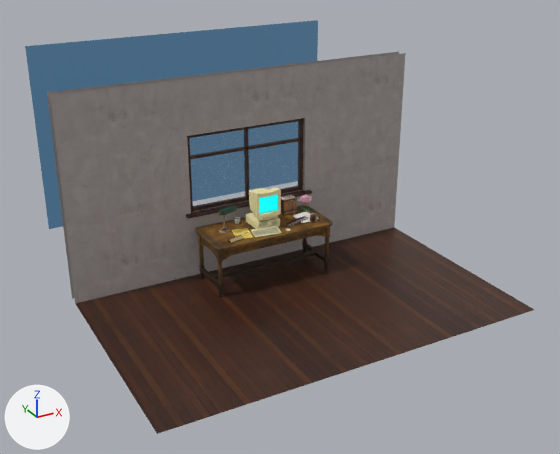
The Blender file art/scene.blend as it was, and as the next commit left it.
The view is the same before and after, from a 50 mm lens placed at (-4.57, -8.75, 5.05), pointed at (0.05, -0.35, 0.85). Arrows for +X, +Y and +Z are at lower left; the lights stay in place. The picture after the commit comes second.

Names of what the first picture shows: 'baked_crt_monitor', 'baked_desk', 'baked_floor', 'baked_mug', 'baked_notepad', 'baked_paper_sheet', 'baked_paper_stack', 'baked_wall', 'baked_window_frame', 'window_glass', 'window_view' and 10 more.
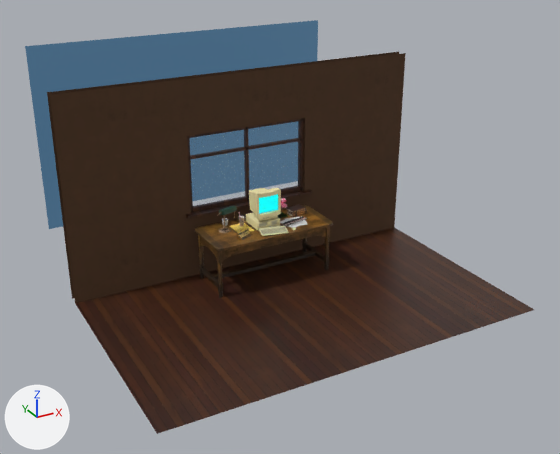
Diff of the bpy script that builds the scene:
```diff
--- a/art/scene.blend.py
+++ b/art/scene.blend.py
@@ mat_painted_plaster_wall_material_baked_wall @@
 n4 = _N.new('ShaderNodeTexImage'); n4.name = 'Image Texture'
-n4.image = img_painted_plaster_wall_diffuse
+n4.image = img_wall_warm
 _L.new(n1.outputs[0], n0.inputs[0])  # 'BSDF' to 'Surface'
@@ mat_icedcoffee_drink @@
+mat_icedcoffee_drink = bpy.data.materials.new('icedcoffee_drink')
+mat_icedcoffee_drink.use_nodes = True; mat_icedcoffee_drink.node_tree.nodes.clear()
+_N = mat_icedcoffee_drink.node_tree.nodes; _L = mat_icedcoffee_drink.node_tree.links
+n0 = _N.new('ShaderNodeBsdfPrincipled'); n0.name = 'Principled BSDF'
+n0.inputs[2].default_value = 0.35  # 'Roughness'
+n1 = _N.new('ShaderNodeOutputMaterial'); n1.name = 'Material Output'
+n2 = _N.new('ShaderNodeVertexColor'); n2.name = 'Color Attribute'
+n2.layer_name = 'Color'
+_L.new(n0.outputs[0], n1.inputs[0])  # 'BSDF' to 'Surface'
+_L.new(n2.outputs[0], n0.inputs[0])  # 'Color' to 'Base Color'
@@ me_baked_notepad @@
-me_baked_notepad.from_pydata(...)  # 8 vertices, 6 faces; spans x -0.541..-0.259, y -0.284..0.064, z 0.75..0.76
+me_baked_notepad.from_pydata(...)  # 8 vertices, 6 faces; spans x -0.439..-0.211, y -0.101..0.211, z 0.75..0.76
+# me_baked_notepad part 1: the whole mesh is turned 13 degrees about the z axis through its middle, then moved by (0.075, 0.165, 0.0)
 me_baked_notepad.materials.append(mat_office_notepads)
@@ me_baked_paper_stack @@
-me_baked_paper_stack.from_pydata(...)  # 8 vertices, 6 faces; spans x 0.538..0.782, y -0.177..0.137, z 0.75..0.76
+me_baked_paper_stack.from_pydata(...)  # 8 vertices, 6 faces; spans x 0.223..0.497, y -0.283..0.049, z 0.75..0.76
+# me_baked_paper_stack part 2: the whole mesh is turned 7 degrees about the z axis through its middle, then moved by (-0.3, -0.097, 0.0)
 me_baked_paper_stack.materials.append(mat_office_notepads)
@@ me_baked_paper_sheet @@
-me_baked_paper_sheet.from_pydata(...)  # 77 vertices, 60 faces; spans x 0.485..0.715, y -0.212..0.092, z 0.76
+me_baked_paper_sheet.from_pydata(...)  # 77 vertices, 60 faces; spans x 0.266..0.617, y -0.273..0.056, z 0.76
+# me_baked_paper_sheet part 3: 77 of 77 vertices moved; they spanned x 0.485..0.715, y -0.212..0.092, z 0.76 and now span x 0.266..0.617, y -0.273..0.056, z 0.76; mean shift (-0.159, -0.049, 0.0)
 me_baked_paper_sheet.materials.append(mat_office_notepads)
@@ ob_baked_mug @@
-ob_baked_mug = bpy.data.objects.new('baked_mug', me_baked_mug)
@@ ob_baked_icedcoffee_drink @@
+ob_baked_icedcoffee_drink = bpy.data.objects.new('baked_icedcoffee_drink', me_baked_icedcoffee_drink)  # 1898 vertices, 2399 faces, 74 loose edges; spans x -0.34..-0.26, y 0.067..0.161, z 0.771..0.964
+ob_baked_icedcoffee_drink.location = (0.0, 0.0, 0.0)
```

Where the change shows, as pixel boxes [x1, y1, x2, y2] in the pictures (560 x 454 px):
'baked_wall', surface changed (grey to brown): [47, 52, 406, 303] in both
'baked_notepad', moved, turned: before [231, 228, 253, 239]; after [230, 223, 254, 233]
'baked_paper_sheet', reshaped: before [294, 214, 311, 223]; after [285, 216, 307, 227]
'baked_mug', deleted: before [310, 213, 320, 223]
'baked_paper_stack', moved, turned: before [294, 212, 319, 219]; after [280, 220, 302, 228]
